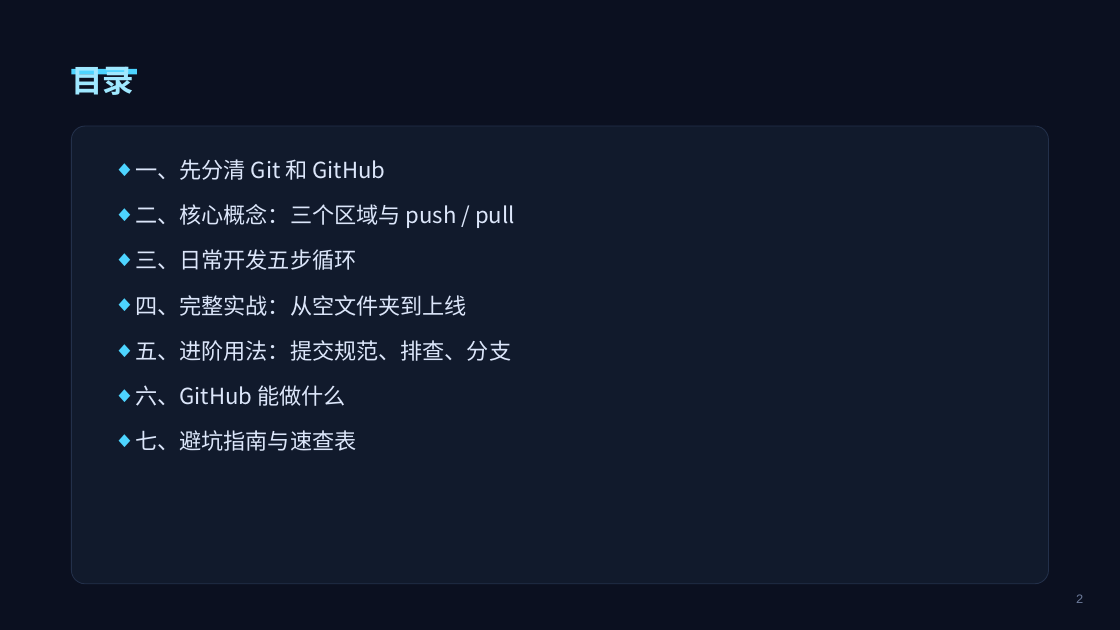
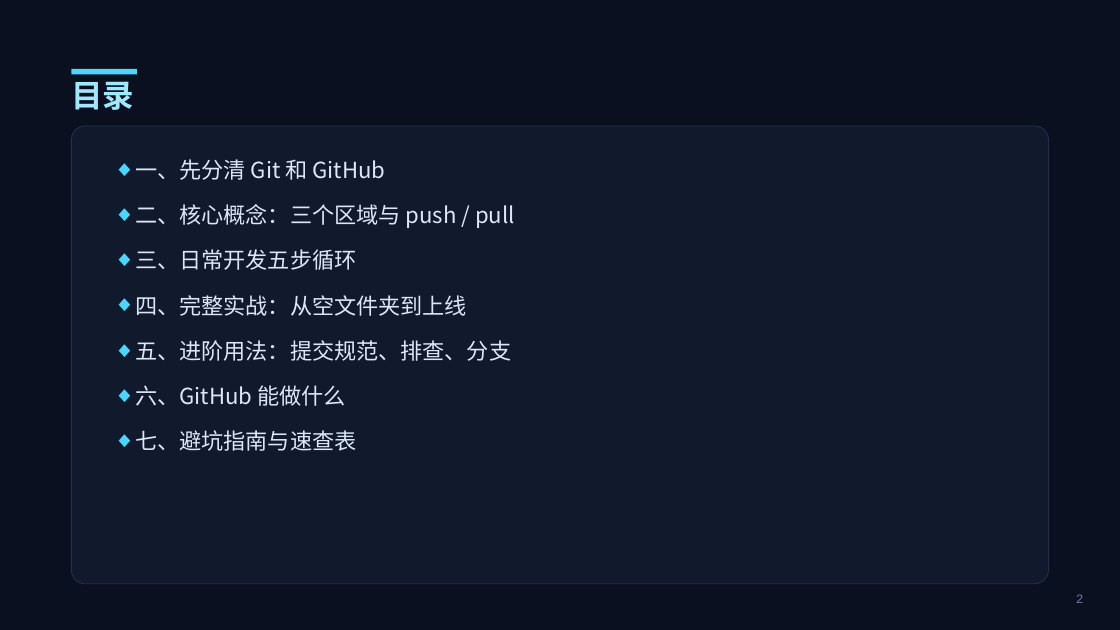
Before and after one commit to rrafiya/git_course, a slide deck: slide 2 of ppt/Git与GitHub从入门到实战.pptx. Drawn at 1120x630 pixels with LibreOffice and Linux fonts; fonts in the diff are those of the drawing. Boxes give left, top, right and bottom in pixels: in the first picture for what was removed or moved away, otherwise in the second. Text is boxed around its words. In the diff, an @@ line names an element or a change of style, - is before the commit and + after.

```diff
--- a/ppt/Git与GitHub从入门到实战.pptx
+++ b/ppt/Git与GitHub从入门到实战.pptx
@@ text "目录" rewrapped from box(71, 66, 134, 95) to box(71, 74, 134, 110) @@
```
Also in this commit, not shown: 20 other slides changed, 5 other files.
